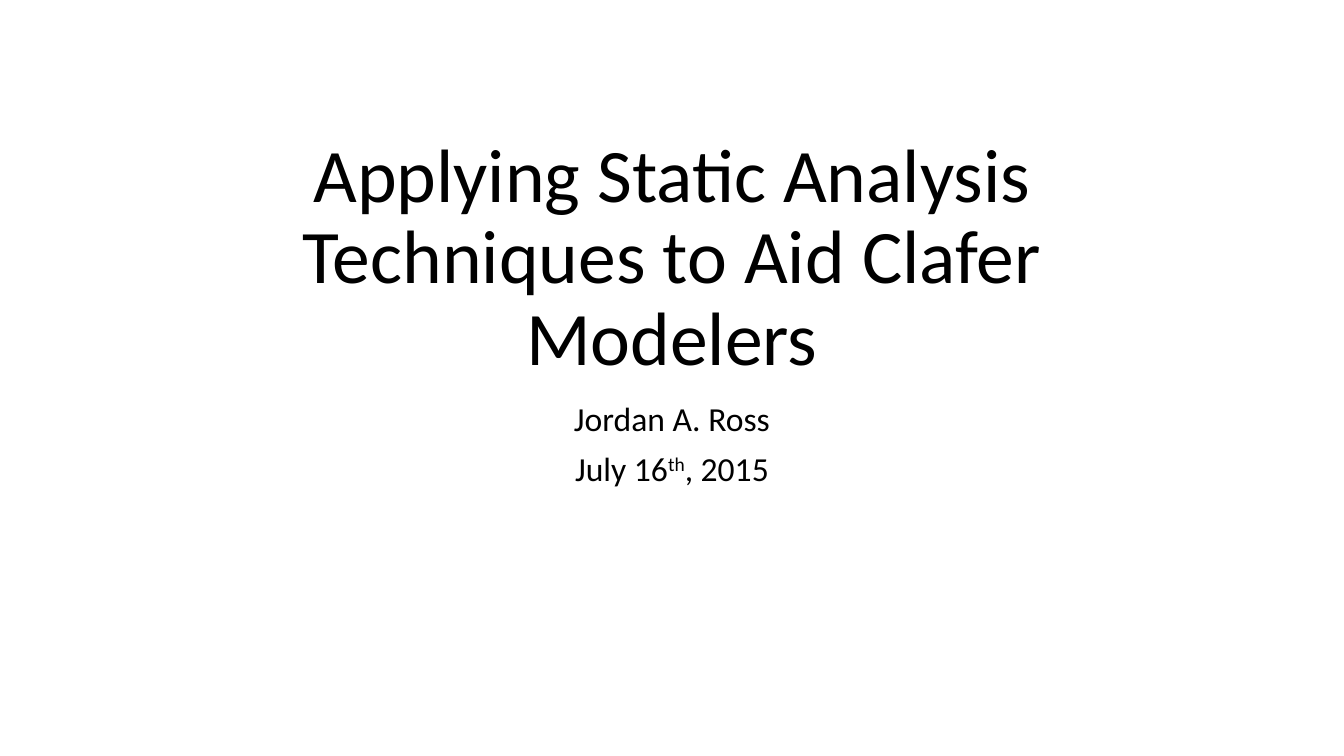
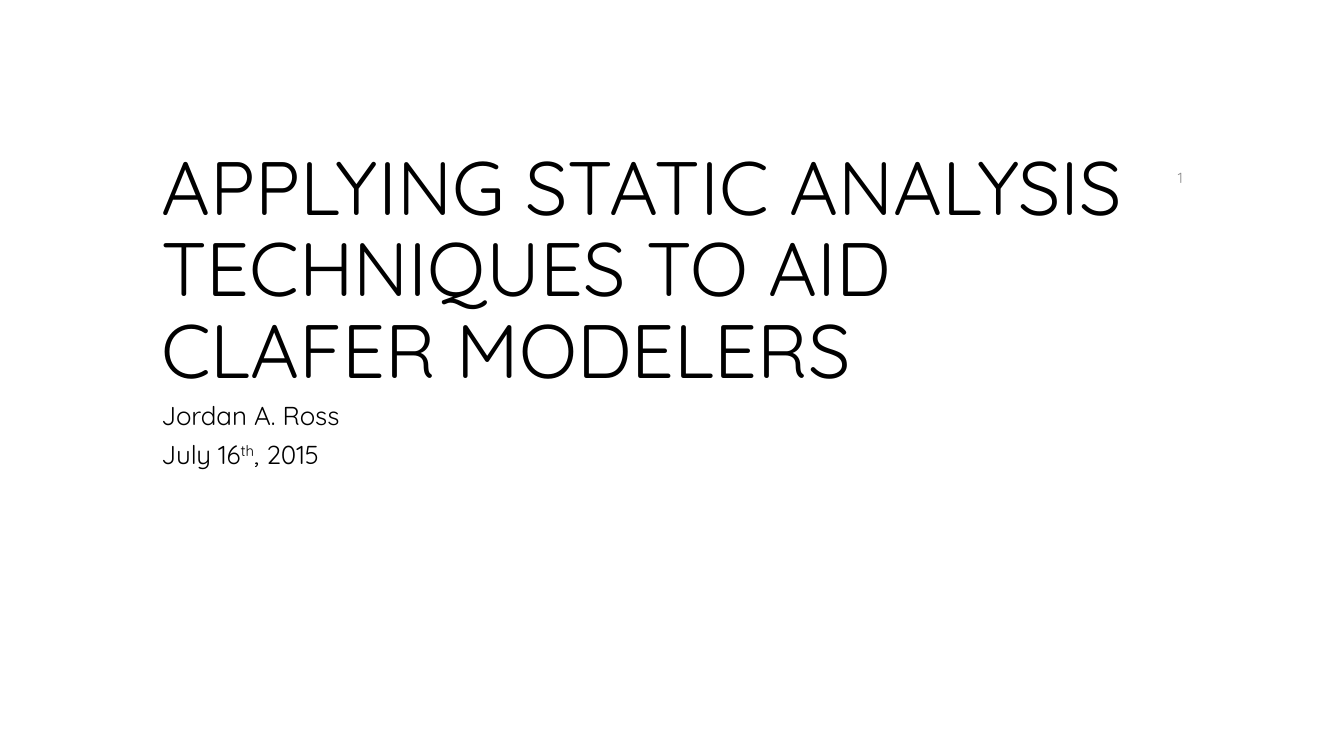
Before and after one commit to ross2jd/ECE654_Project, a slide deck: slide 1 of Presentation.pptx. Drawn at 1344x756 pixels with LibreOffice and Linux fonts; fonts in the diff are those of the drawing; background and template pictures are left out. Boxes give left, top, right and bottom in pixels: in the first picture for what was removed or moved away, otherwise in the second. Text is boxed around its words. In the diff, an @@ line names an element or a change of style, - is before the commit and + after.

```diff
--- a/Presentation.pptx
+++ b/Presentation.pptx
@@ title at (161,161,1122,379): text changed; font Calibri to Quicksand @@
-Applying Static Analysis Techniques to Aid Clafer Modelers
+APPLYING STATIC ANALYSIS TECHNIQUES TO AID CLAFER MODELERS
@@ page number added at (1178,173,1183,183), 10.5 pt, text #8C8C8C @@
+1
@@ subtitle "Jordan A. Ross": place and size @@
-subtitle "Jordan A. Ross" at (574,407,770,487)
+subtitle "Jordan A. Ross" at (161,406,340,469)
@@ subtitle "Jordan A. Ross" at (161,406,340,469): size 24 to 18.5 pt, font Calibri to Quicksand; alignment centre to left; line spacing 0.9 to 0.8 @@
```
Also in this commit, not shown: 16 other slides changed, 2 slides added, 1 slide removed, 5 other files.
